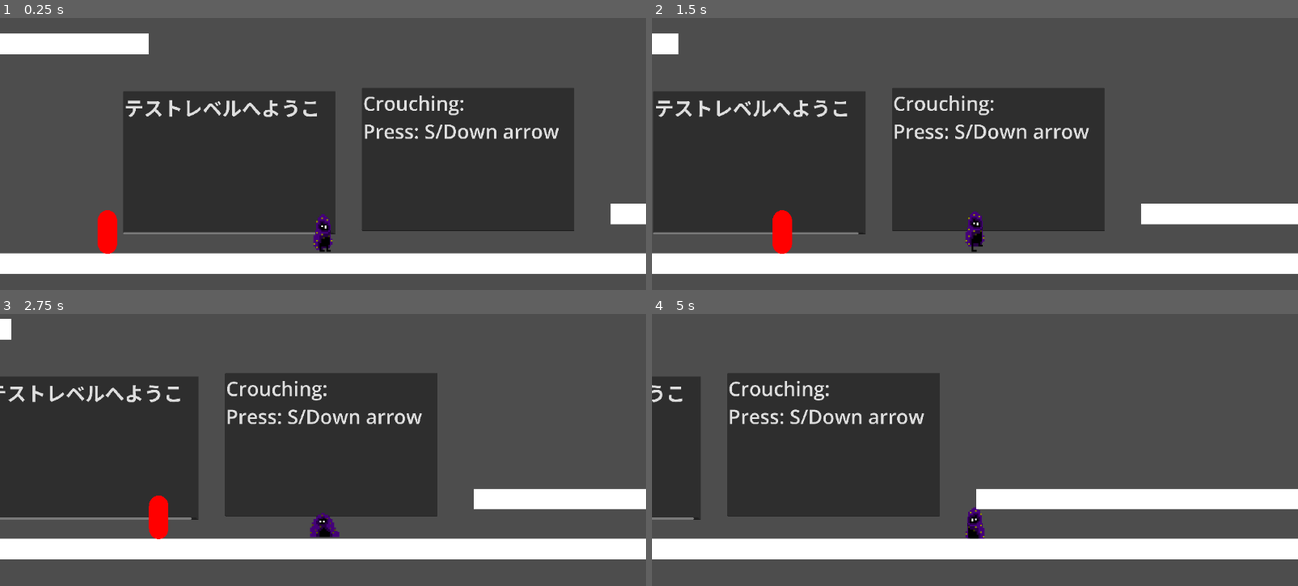
Above: before the commit, frames 1-4 (two rows, left to right).
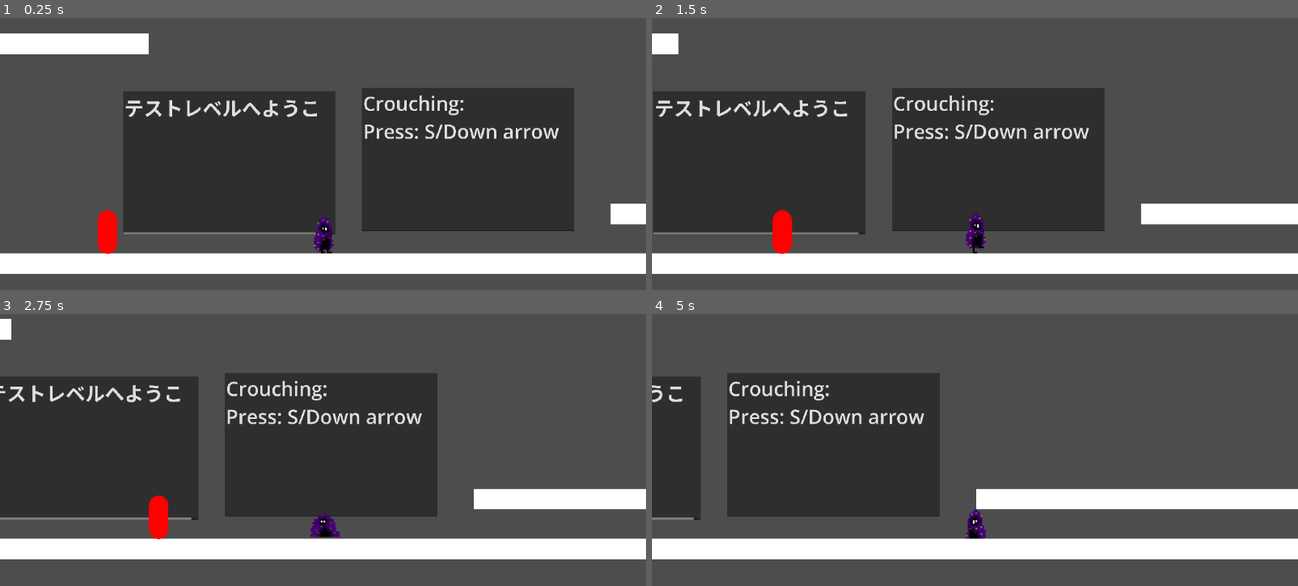
Above: after the commit, the same moments.

Repository: SoopyTM/game-for-people
Game: Godot game, scene res://Temp Assets + Scenes/Testing level.tscn
The game is run twice, just before and just after one commit, with the same random seed, the same clock (stepped at 60 frames per second) and the same inputs.
Inputs:
- Up to frame 1 (0.25 s): no input
- Up to frame 2 (1.5 s): hold S (Crouch) 0.53-1.28 s; hold D (Walk_Right) from 0.53 s (still down); tap Space (Jump) at 0.77 s; tap S (Crouch) at 1.35 s
- Up to frame 3 (2.75 s): tap Space (Jump) at 1.52 s; release D (Walk_Right) at 2.03 s; hold A (Walk_Left) from 2.03 s (still down); hold S (Crouch) from 2.03 s (still down)
- Up to frame 4 (5 s): release A (Walk_Left) at 2.78 s; release S (Crouch) at 2.78 s; hold D (Walk_Right) 2.78-4.28 s; tap S (Crouch) at 2.85, 4.35 s; tap Space (Jump) at 3.02, 3.77, 4.52 s; hold S (Crouch) 3.53-4.28 s; hold A (Walk_Left) from 4.28 s (still down)

The runs differ from the first frame. In frame 1, 0.2% of the frame differs, in the area x 48-52%, y 72-87%; in frame 2, 0.2%, in the area x 48-52%, y 70-87%; in frame 3, less than 0.1%; in frame 4, 0.2%.

Commit message:
fixed issure where sprite was a bit off the ground

Diff:
--- a/Main Scenes/Player.tscn
+++ b/Main Scenes/Player.tscn
@@ -89,7 +89,7 @@
 target_position = Vector2(0, -90)
 
 [node name="AnimatedSprite2D" type="AnimatedSprite2D" parent="."]
-position = Vector2(0, 10)
+position = Vector2(3, 9)
 scale = Vector2(6.25196, 6.25196)
 sprite_frames = SubResource("SpriteFrames_hnvjt")
 animation = &"Idle"
--- a/Scripts/collision_shape_2d.gd
+++ b/Scripts/collision_shape_2d.gd
@@ -40,12 +40,12 @@
 			animatedSprite2D.play("Walking")
 		else:
 			animatedSprite2D.play("Idle")
-		animatedSprite2D.position.y = 0
+		animatedSprite2D.position.y = 7
 		animatedSprite2D.flip_h = lastHFlip
 
 	if Input.is_action_just_released("Crouch") or Input.is_action_just_released("Walk_Left") or Input.is_action_just_released("Walk_Right"):
 		animatedSprite2D.play("Idle")
-		animatedSprite2D.position.y = 0
+		animatedSprite2D.position.y = 7
 		animatedSprite2D.flip_h = lastHFlip
 
 
